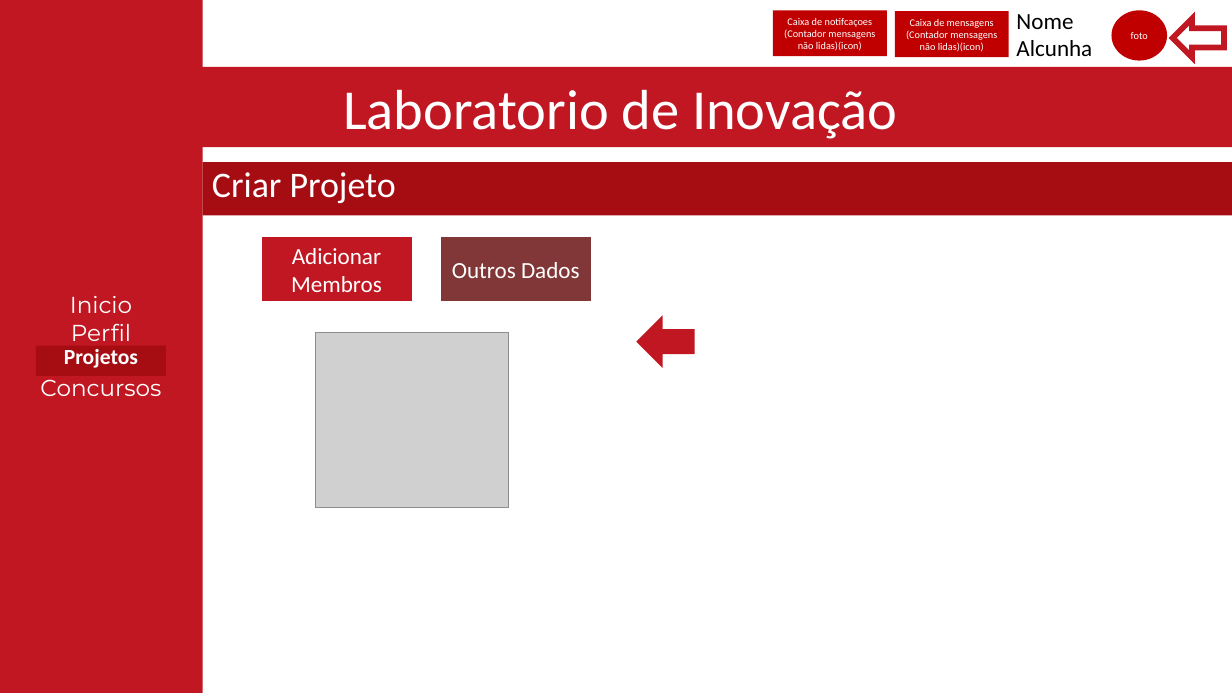
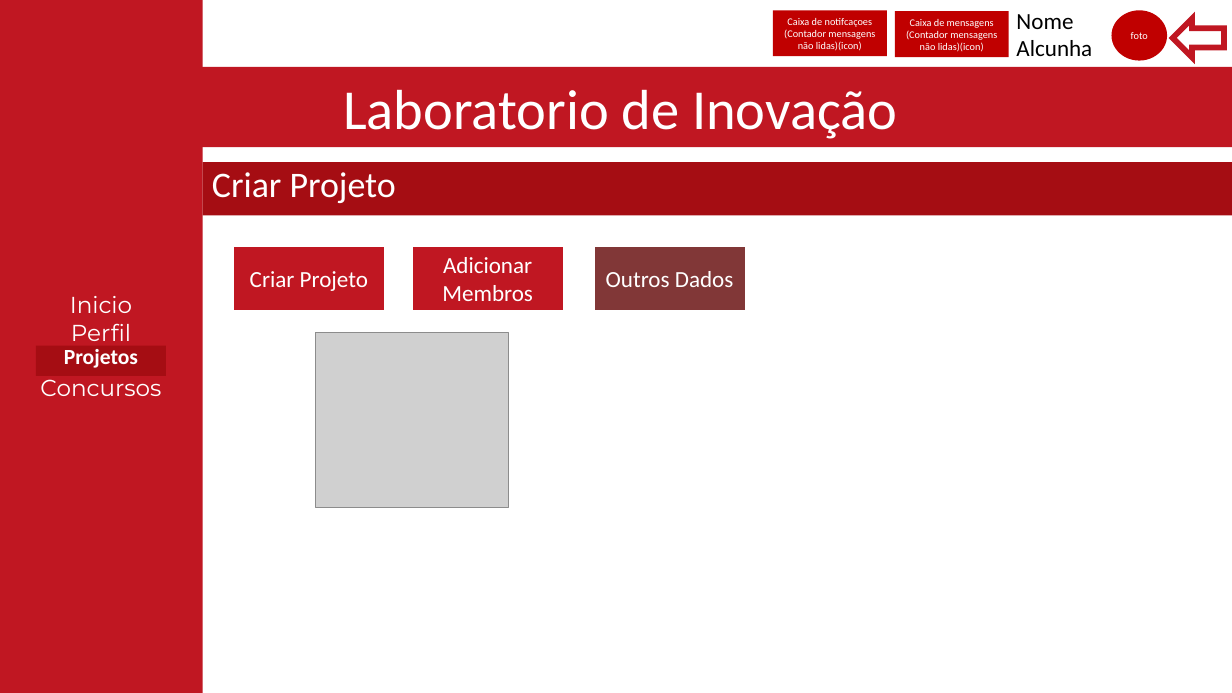
Before and after one commit to Reaf25pt/CriticalProject, a slide deck: slide 14 of frontend/Projetofinal.pptx. Drawn at 1232x693 pixels with LibreOffice and Linux fonts; fonts in the diff are those of the drawing; grey boxes stand for pictures. Boxes give left, top, right and bottom in pixels: in the first picture for what was removed or moved away, otherwise in the second. Text is boxed around its words. In the diff, an @@ line names an element or a change of style, - is before the commit and + after.

```diff
--- a/frontend/Projetofinal.pptx
+++ b/frontend/Projetofinal.pptx
@@ rectangle added at bbox=[233, 246, 384, 311], fill #C01722, outline #FFFFFF 1 pt, 18 pt, text #FFFFFF @@
+Criar Projeto
@@ rectangle "Adicionar Membros": place and size @@
-rectangle "Adicionar Membros" at bbox=[261, 237, 412, 301]
+rectangle "Adicionar Membros" at bbox=[412, 246, 564, 311]
@@ rectangle "Outros Dados": place and size @@
-rectangle "Outros Dados" at bbox=[440, 237, 592, 301]
+rectangle "Outros Dados" at bbox=[594, 246, 746, 311]
@@ left arrow removed at bbox=[640, 323, 692, 361] @@
```
Also in this commit, not shown: 6 other slides changed, 9 other files.
